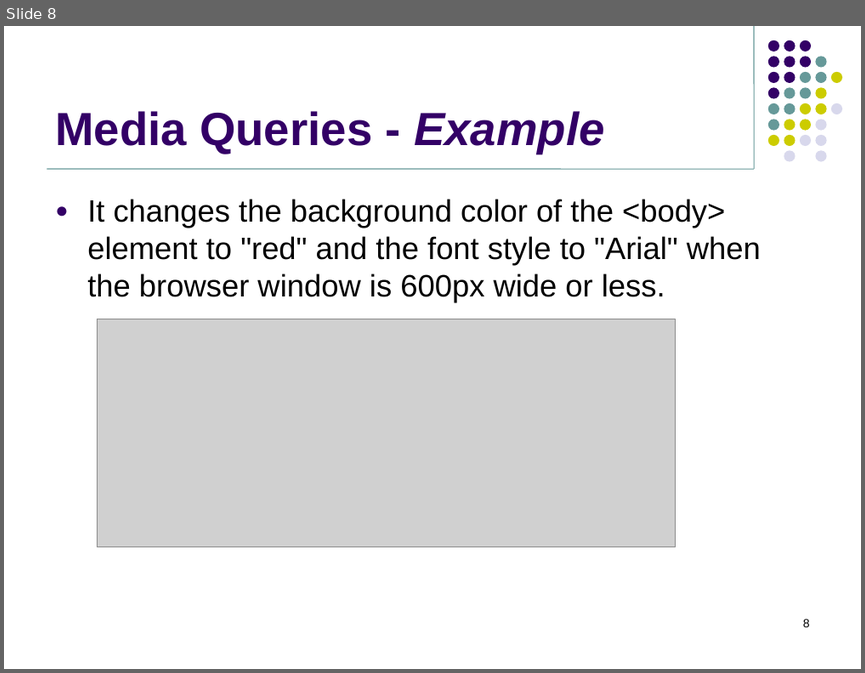
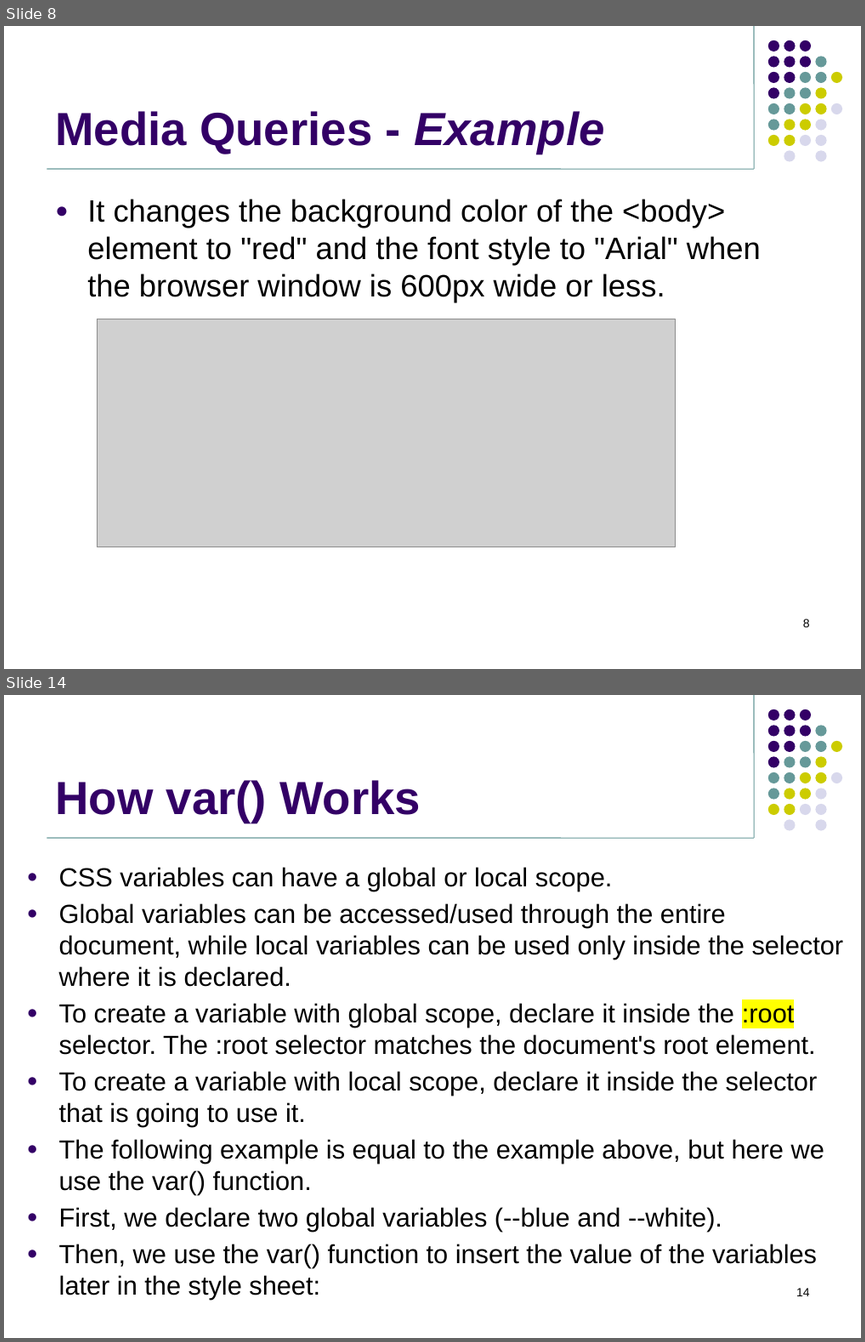
Before and after one commit to jasdhiratrevature/TrainingSlides, a slide deck: HTML/04_ResponsiveWebDesign.pptx. Shown one above the other, each under a label of ours: slide 8 before the commit, slides 8 and 14 after it; the slides between them are not shown. The pictures are 865x673 and 865x1342 pixels, drawn with LibreOffice and Linux fonts; fonts in the diff are those of the drawing; grey boxes stand for pictures; background and template pictures are left out. Boxes give left, top, right and bottom in pixels: in the first picture for what was removed or moved away, otherwise in the second. Text is boxed around its words. In the diff, an @@ line names an element or a change of style, - is before the commit and + after.

```diff
--- a/HTML/04_ResponsiveWebDesign.pptx
+++ b/HTML/04_ResponsiveWebDesign.pptx
@@ slide 14 added at [4, 695, 861, 1338], background #FFFFFF; not listed: 33 template elements that a slide beside it also shows @@
@@ title added at [55, 780, 420, 823], 39 pt, text #330066, bold @@
+How var() Works
@@ text added at [59, 867, 844, 1268], 22 pt, text #000000 @@
+● CSS variables can have a global or local scope.
+● Global variables can be accessed/used through the entire document, while local variables can be used only inside the selector where it is declared.
+● To create a variable with global scope, declare it inside the :root selector. The :root selector matches the document's root element.
+● To create a variable with local scope, declare it inside the selector that is going to use it.
+● The following example is equal to the example above, but here we use the var() function.
+● First, we declare two global variables (--blue and --white).
+● Then, we use the var() function to insert the value of the variables later in the style sheet:
@@ page number added at [796, 1287, 810, 1296], 10 pt, text #000000 @@
+14
```
Also in this commit, not shown: 1 slide changed, 6 other slides added.
